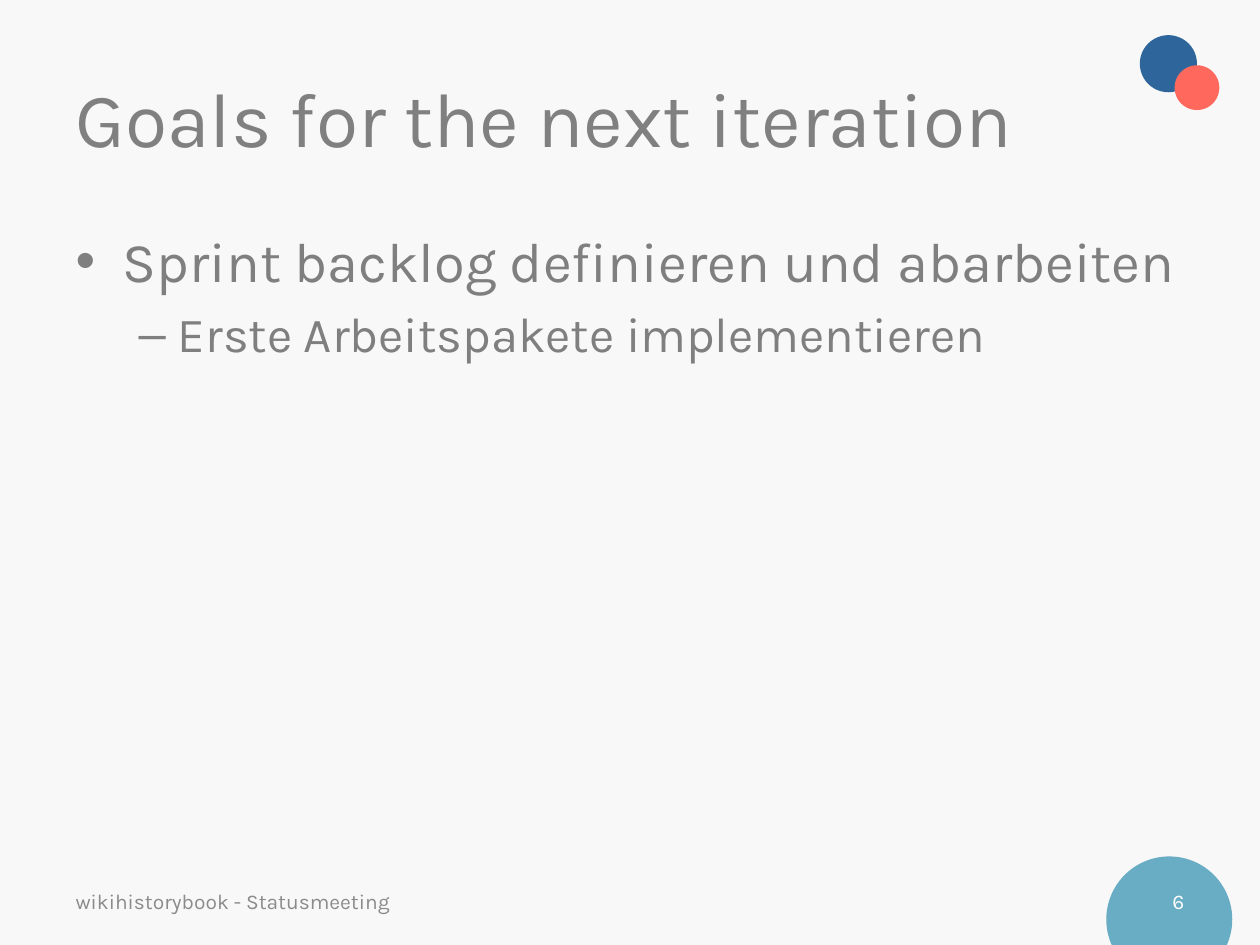
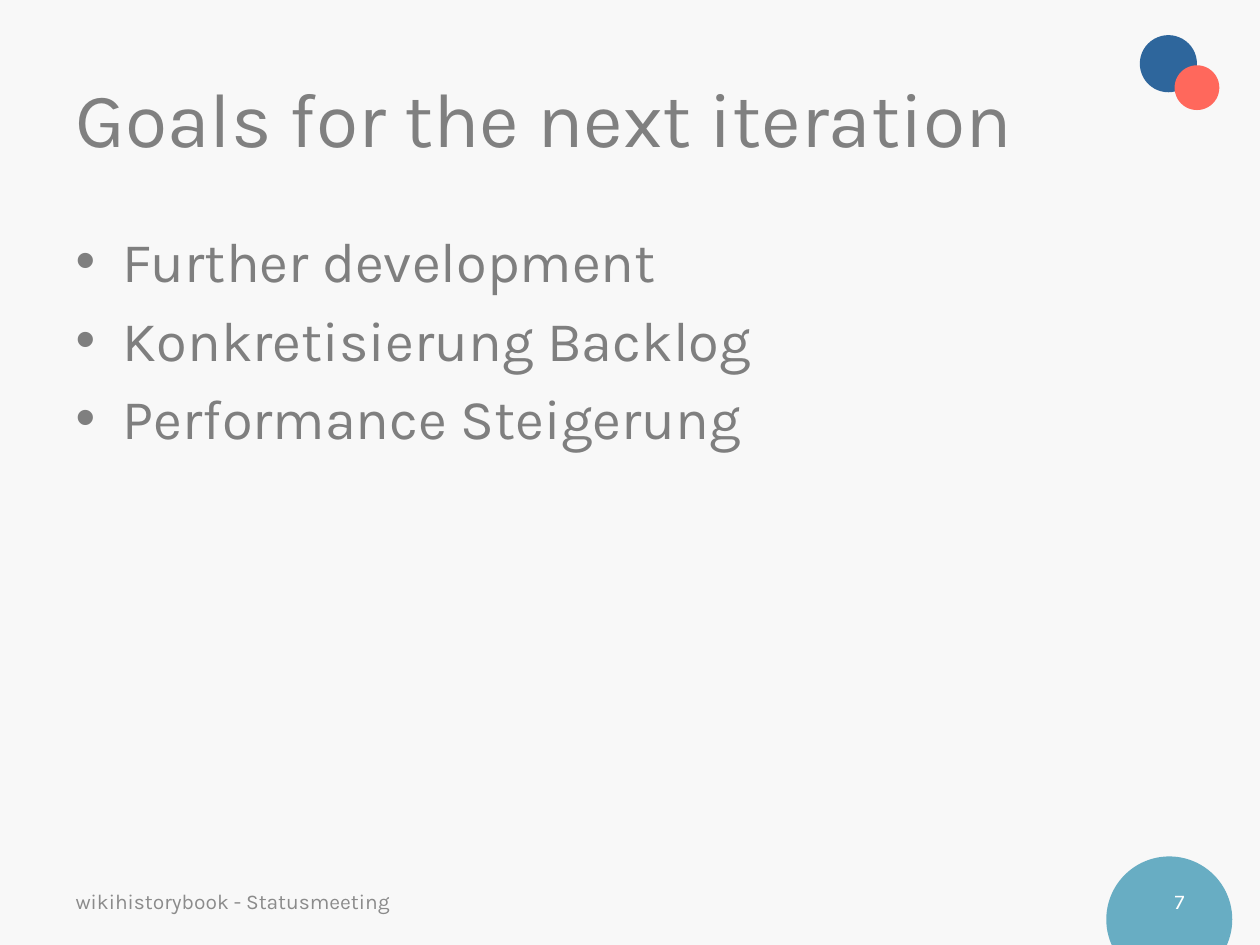
Before and after one commit to neptunehigh/wikihistorybook, a slide deck: slide 7 of administration/Sprint presentations/Presentation_Sprint_1.pptx (slide 6 before the commit). Drawn at 1260x945 pixels with LibreOffice and Linux fonts; fonts in the diff are those of the drawing; background and template pictures are left out. Boxes give left, top, right and bottom in pixels: in the first picture for what was removed or moved away, otherwise in the second. Text is boxed around its words. In the diff, an @@ line names an element or a change of style, - is before the commit and + after.

```diff
--- a/administration/Sprint presentations/Presentation_Sprint_1.pptx
+++ b/administration/Sprint presentations/Presentation_Sprint_1.pptx
@@ text at [123,244,751,453]: text changed @@
-• Sprint backlog definieren und abarbeiten
-  – Erste Arbeitspakete implementieren
+• Further development
+• Konkretisierung Backlog
+• Performance Steigerung
@@ page number at [1175,896,1185,909]: text changed @@
-6
+7
```
Also in this commit, not shown: 7 other slides changed, 2 slides added.
